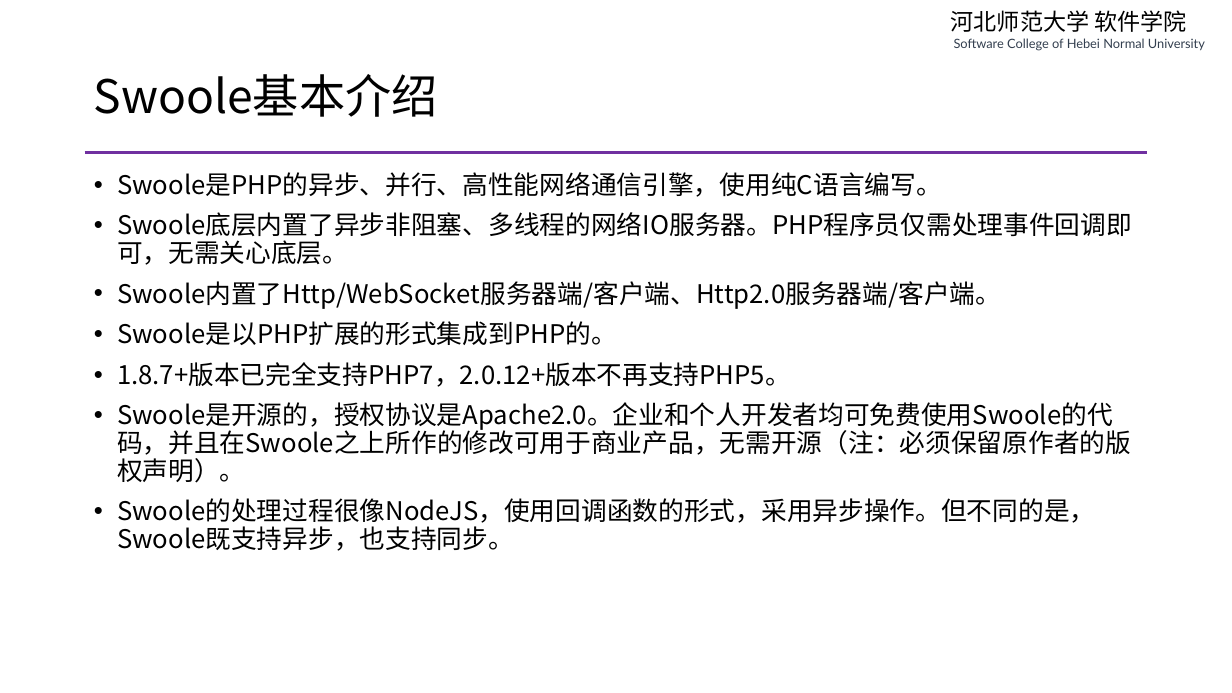
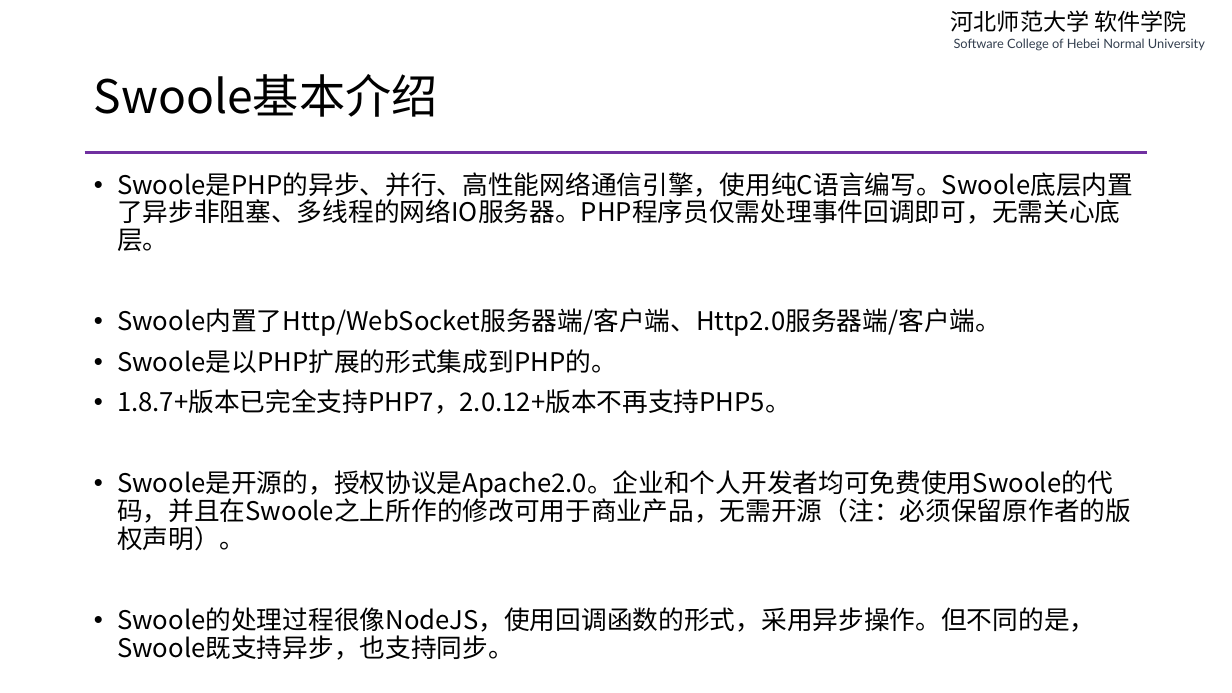
Before and after one commit to edu2act/course-php-serverside-development-on-linux, a slide deck: slide 8 of materials/slides/ch08-async-io-and-swoole.pptx. Drawn at 1232x693 pixels with LibreOffice and Linux fonts; fonts in the diff are those of the drawing; background and template pictures are left out. Boxes give left, top, right and bottom in pixels: in the first picture for what was removed or moved away, otherwise in the second. Text is boxed around its words. In the diff, an @@ line names an element or a change of style, - is before the commit and + after.

```diff
--- a/materials/slides/ch08-async-io-and-swoole.pptx
+++ b/materials/slides/ch08-async-io-and-swoole.pptx
@@ text at (x1=117, y1=172, x2=1133, y2=251): text changed @@
-• Swoole是PHP的异步、并行、高性能网络通信引擎，使用纯C语言编写。
-• Swoole底层内置了异步非阻塞、多线程的网络IO服务器。PHP程序员仅需处理事件回调即可，无需关心底层。
+• Swoole是PHP的异步、并行、高性能网络通信引擎，使用纯C语言编写。Swoole底层内置了异步非阻塞、多线程的网络IO服务器。PHP程序员仅需处理事件回调即可，无需关心底层。
```
Also in this commit, not shown: 4 other slides changed, 1 slide removed, 22 other files.
